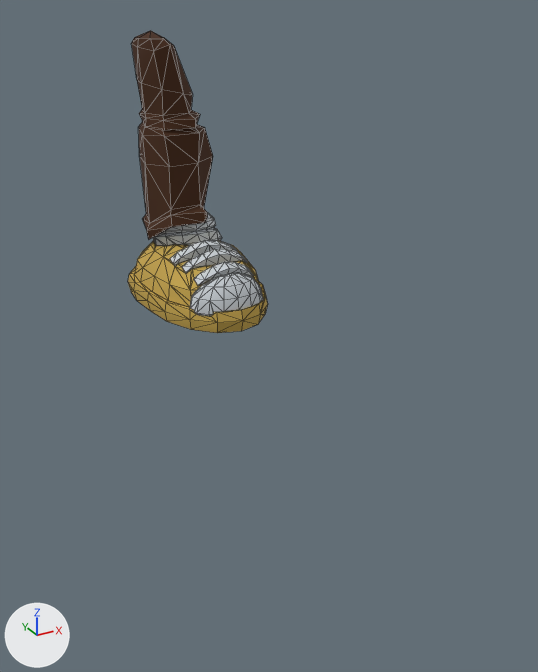
The OBJ model Models/pieizquierdo.obj, before and after one commit.
One viewpoint serves both versions: a camera (50 mm lens) standing at (-0.792, -1.479, 0.555) and looking at (0.118, 0.177, -0.273). The lights are fixed; the arrows at lower left show +X, +Y and +Z. Mesh edges are drawn as thin lines. Where no turn or scale is listed for an object, it has been applied to the vertices.

The first picture shows 'Humano.012', 'Humano.013', 'Humano.014', 'Humano.015', 'Humano.019', 'Humano.023'.
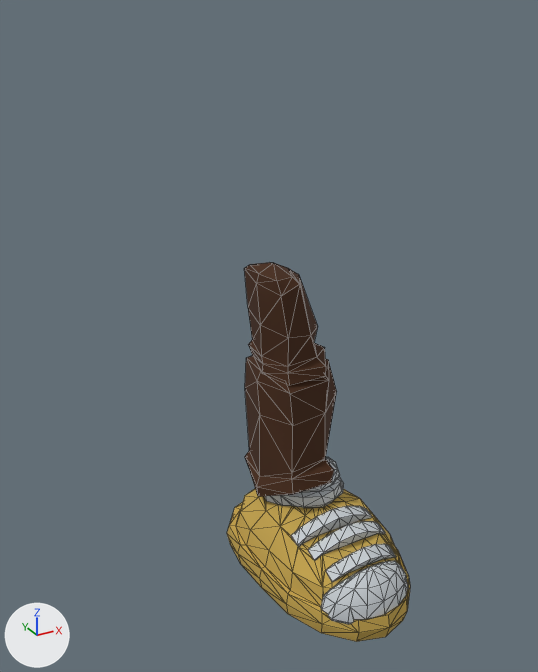
Where the change shows, as pixel boxes (x1, y1, x2, y2) in the pictures (538 x 672 px):
'Humano.001', added (brown): after (244, 262, 337, 496)
'Humano.023', reshaped (163% wider, 52% taller): before (131, 30, 200, 130); after (227, 489, 410, 642)
'Humano.002', added: after (264, 457, 408, 624)
'Humano.019', deleted (brown): before (138, 122, 213, 240)
'Humano.013', deleted (yellow): before (128, 240, 268, 333)
'Humano.012', deleted: before (170, 240, 264, 316)
'Humano.015', deleted: before (153, 213, 222, 246)
'Humano.014', deleted: before (130, 266, 266, 310)
part 1 of me_humano_023, deleted (brown): before (131, 30, 200, 130)
part 2 of me_humano_023, added (yellow): after (227, 489, 410, 642)

The change, as a diff of the scene's bpy script:
```diff
--- a/Models/pieizquierdo.obj.py
+++ b/Models/pieizquierdo.obj.py
@@ mat_tenis_001 @@
+mat_tenis_001 = principled_material('Tenis.001')
+mat_tenis_001.texture = img_texturadorado_tga
+mat_tenis_001.roughness = 0.969
@@ mat_pie_001 @@
+mat_pie_001 = principled_material('Pie.001')
+mat_pie_001.texture = img_texturavidrio_tga
+mat_pie_001.roughness = 0.969
@@ mat_pantalón_001 @@
+mat_pantalón_001 = principled_material('Pantalón.001')
+mat_pantalón_001.texture = img_texturaplumaje_tga
+mat_pantalón_001.roughness = 0.969
@@ me_humano_023 @@
 # used by ob_humano_023; location = (0.0, 0.0, 0.0)
-me_humano_023.from_pydata(...)  # 37 vertices, 66 faces; spans x 0.005..0.195, y 0.674..0.881, z 0.223..0.496
-me_humano_023.materials.append(mat_pantalón)  # picture img_texturaplumaje_tga
+me_humano_023.from_pydata(...)  # 204 vertices, 295 faces; spans x -0.097..0.284, y -0.448..0.132, z -0.814..-0.62
+# me_humano_023 part 1: the whole mesh is rebuilt
+# me_humano_023 part 2
+# 204 vertices are added at x -0.097..0.284, y -0.448..0.132, z -0.814..-0.62
+# 295 new faces join them
+me_humano_023.materials.append(mat_tenis_001)  # picture img_texturadorado_tga
@@ me_humano_002 @@
+me_humano_002.from_pydata(...)  # 270 vertices, 411 faces; spans x -0.027..0.213, y -0.43..0.079, z -0.761..-0.538
+me_humano_002.materials.append(mat_pie_001)  # picture img_texturavidrio_tga
@@ me_humano_001 @@
+me_humano_001.from_pydata(...)  # 74 vertices, 132 faces; spans x -0.04..0.206, y -0.161..0.102, z -0.615..0.01
+me_humano_001.materials.append(mat_pantalón_001)  # picture img_texturaplumaje_tga
@@ ob_humano_012 @@
-ob_humano_012 = bpy.data.objects.new('Humano.012', me_humano_012)
-ob_humano_012.location = (0.0, 0.0, 0.0)
@@ ob_humano_013 @@
-ob_humano_013 = bpy.data.objects.new('Humano.013', me_humano_013)
-ob_humano_013.location = (0.0, 0.0, 0.0)
@@ ob_humano_014 @@
-ob_humano_014 = bpy.data.objects.new('Humano.014', me_humano_014)
-ob_humano_014.location = (0.0, 0.0, 0.0)
@@ ob_humano_015 @@
-ob_humano_015 = bpy.data.objects.new('Humano.015', me_humano_015)
-ob_humano_015.location = (0.0, 0.0, 0.0)
@@ ob_humano_019 @@
-ob_humano_019 = bpy.data.objects.new('Humano.019', me_humano_019)
-ob_humano_019.location = (0.0, 0.0, 0.0)
@@ ob_humano_002 @@
+ob_humano_002 = bpy.data.objects.new('Humano.002', me_humano_002)
+ob_humano_002.location = (0.0, 0.0, 0.0)
@@ ob_humano_001 @@
+ob_humano_001 = bpy.data.objects.new('Humano.001', me_humano_001)
+ob_humano_001.location = (0.0, 0.0, 0.0)
```
